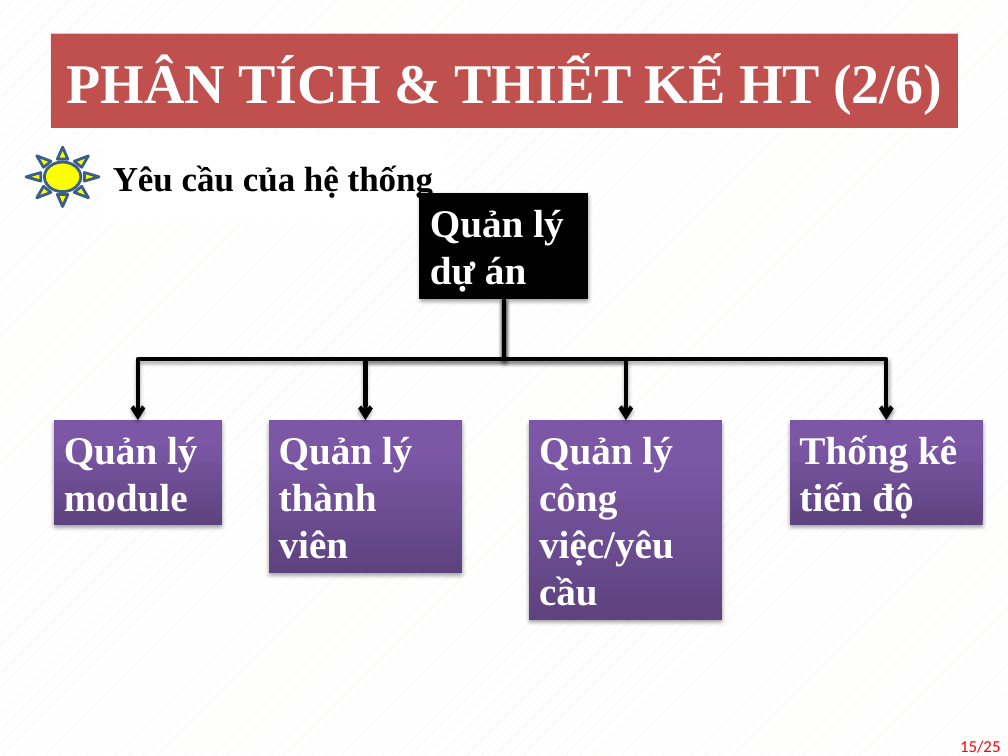
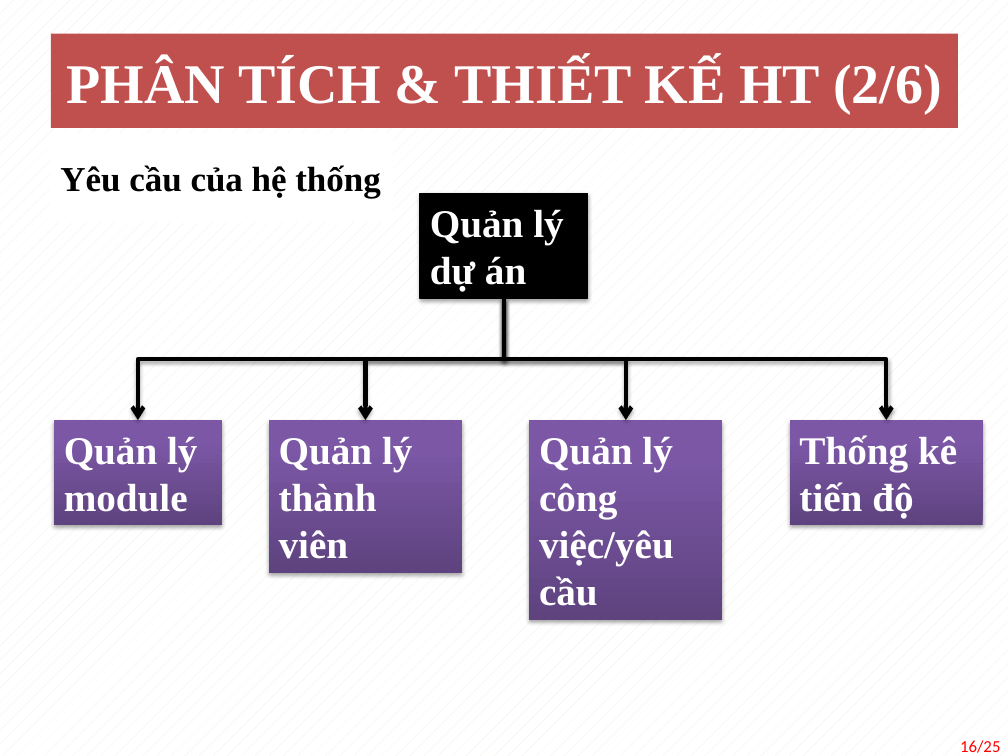
Before and after one commit to vukal2k/MyDoAn, a slide deck: slide 16 of document/TranLuongNgocTram_BaoCaoDoAn.pptx (slide 15 before the commit). Drawn at 1008x756 pixels with LibreOffice and Linux fonts; fonts in the diff are those of the drawing. Boxes give left, top, right and bottom in pixels: in the first picture for what was removed or moved away, otherwise in the second. Text is boxed around its words. In the diff, an @@ line names an element or a change of style, - is before the commit and + after.

```diff
--- a/document/TranLuongNgocTram_BaoCaoDoAn.pptx
+++ b/document/TranLuongNgocTram_BaoCaoDoAn.pptx
@@ sun removed at [26,147,99,207] @@
@@ text "Yêu cầu của hệ thống": place and size @@
-text "Yêu cầu của hệ thống" at [113,165,434,198]
+text "Yêu cầu của hệ thống" at [60,165,381,198]
@@ page number at [960,740,1000,753]: text changed @@
-15/25
+16/25
```
Also in this commit, not shown: 13 other slides changed, 4 slides added, 4 slides removed, 5 other files.
